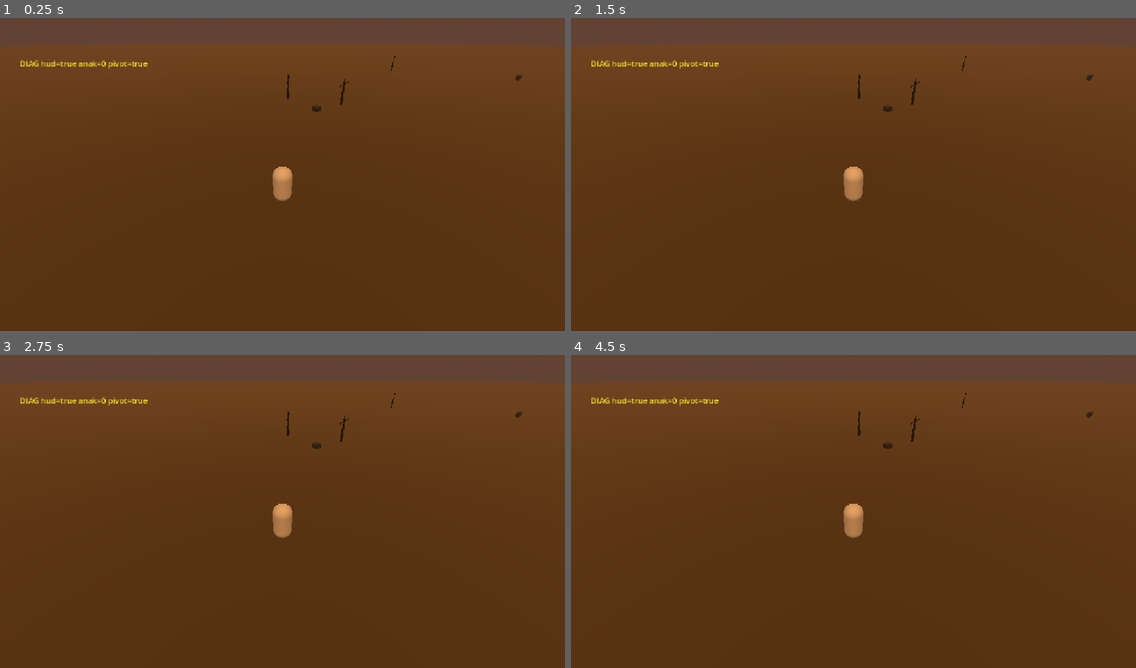
Above: before the commit, frames 1-4 (two rows, left to right).
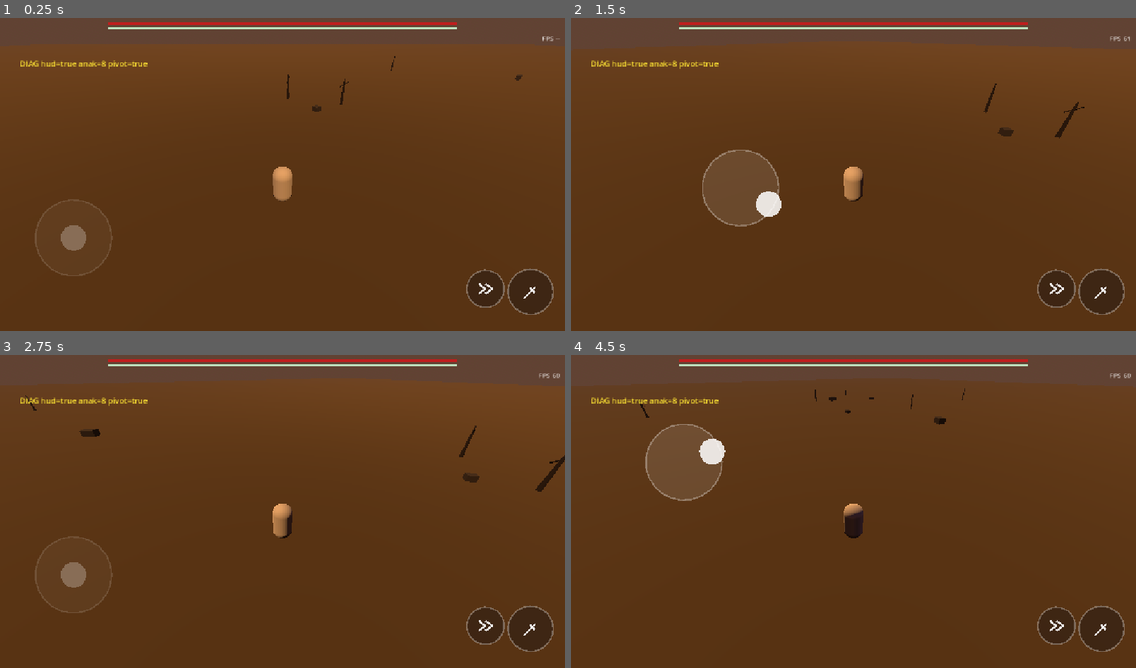
Above: after the commit, the same moments.

Repository: muzape28-blip/ZDEV-RPG
Game: Godot game, scene res://scenes/main.tscn
The game is run twice, just before and just after one commit, with the same random seed, the same clock (stepped at 60 frames per second) and the same inputs.
Inputs (mouse positions are in pixels of both pictures, inside the frame that each line leads up to):
- Up to frame 1 (0.25 s): no input
- Up to frame 2 (1.5 s): tap Enter at 0.5 s; move the mouse to (977, 155) at 0.52 s; click (977, 155) at 0.67 s; tap Space at 1.25 s; drag from (740, 187) to (825, 237) at 1.27 s
- Up to frame 3 (2.75 s): move the mouse to (339, 439) at 2.02 s; click (339, 439) at 2.17 s
- Up to frame 4 (4.5 s): tap Enter at 2.75 s; drag from (825, 574) to (684, 461) at 2.77 s; move the mouse to (1023, 558) at 3.52 s; click (1023, 558) at 3.67 s; tap Space at 4.25 s; drag from (684, 461) to (768, 430) at 4.27 s

The runs differ from the first frame. In frame 1, 3.1% of the frame differs, in the area x 6-100%, y 1-95%; in frame 2, 5.0%, in the area x 18-99%, y 1-95%; in frame 3, 3.8%; in frame 4, 4.8%.
Error before the commit: Parse Error: Identifier "cam_last_y" not declared in the current scope. (res://scripts/hud.gd:99)

Commit message:
fix(hud): pulihkan deklarasi cam_last_y & cam_pitch (hilang saat sinkronisasi)
Co-authored-by: arena-agent <297053741+arena-agent@users.noreply.github.com>

Diff:
--- a/scripts/hud.gd
+++ b/scripts/hud.gd
@@ -19,6 +19,8 @@
 
 var cam_drag_id := -1
 var cam_last_x := 0.0
+var cam_last_y := 0.0
+var cam_pitch := 0.0
 var _fps_acc := 0.0
 
 
